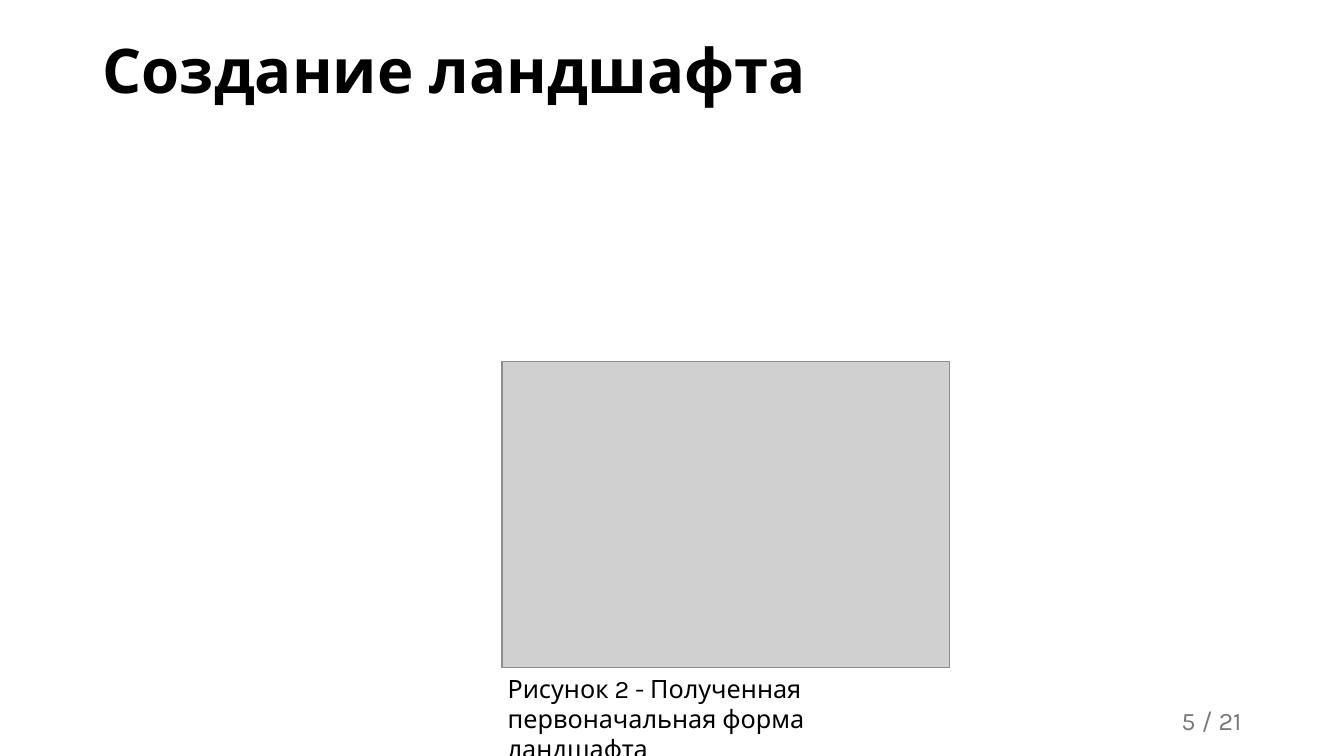
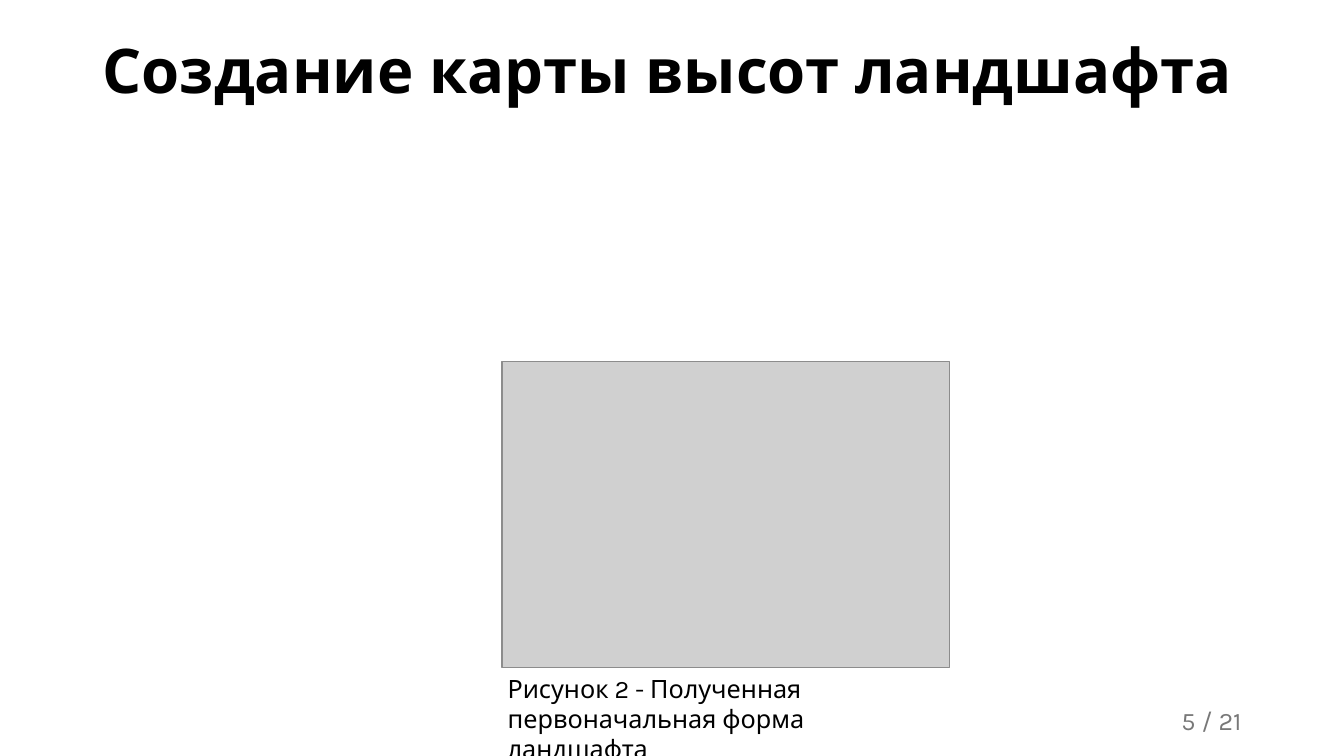
Before and after one commit to Arrolepg/Diploma_work, a slide deck: slide 5 of Diploma/presentation/Kolykhalov_RK6-84B_Diploma.pptx. Drawn at 1344x756 pixels with LibreOffice and Linux fonts; fonts in the diff are those of the drawing; grey boxes stand for pictures. Boxes give left, top, right and bottom in pixels: in the first picture for what was removed or moved away, otherwise in the second. Text is boxed around its words. In the diff, an @@ line names an element or a change of style, - is before the commit and + after.

```diff
--- a/Diploma/presentation/Kolykhalov_RK6-84B_Diploma.pptx
+++ b/Diploma/presentation/Kolykhalov_RK6-84B_Diploma.pptx
@@ title at box(102, 46, 1232, 108): text changed @@
-Создание ландшафта
+Создание карты высот ландшафта
```
Also in this commit, not shown: 3 other slides changed, 1 other file.
